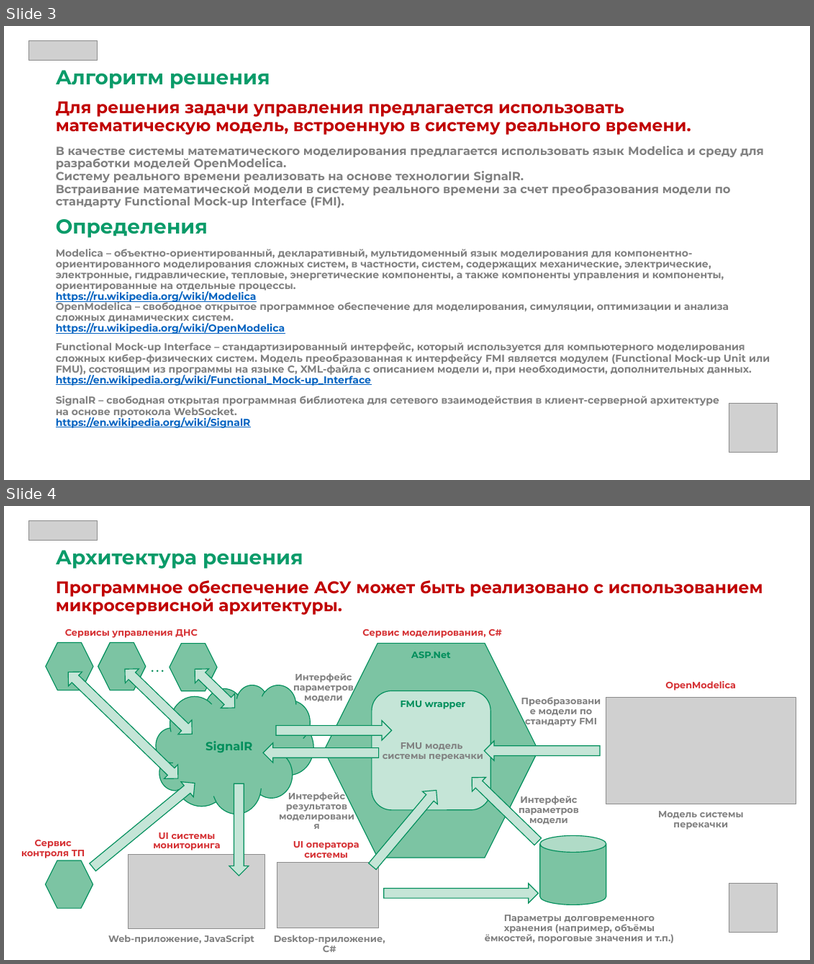
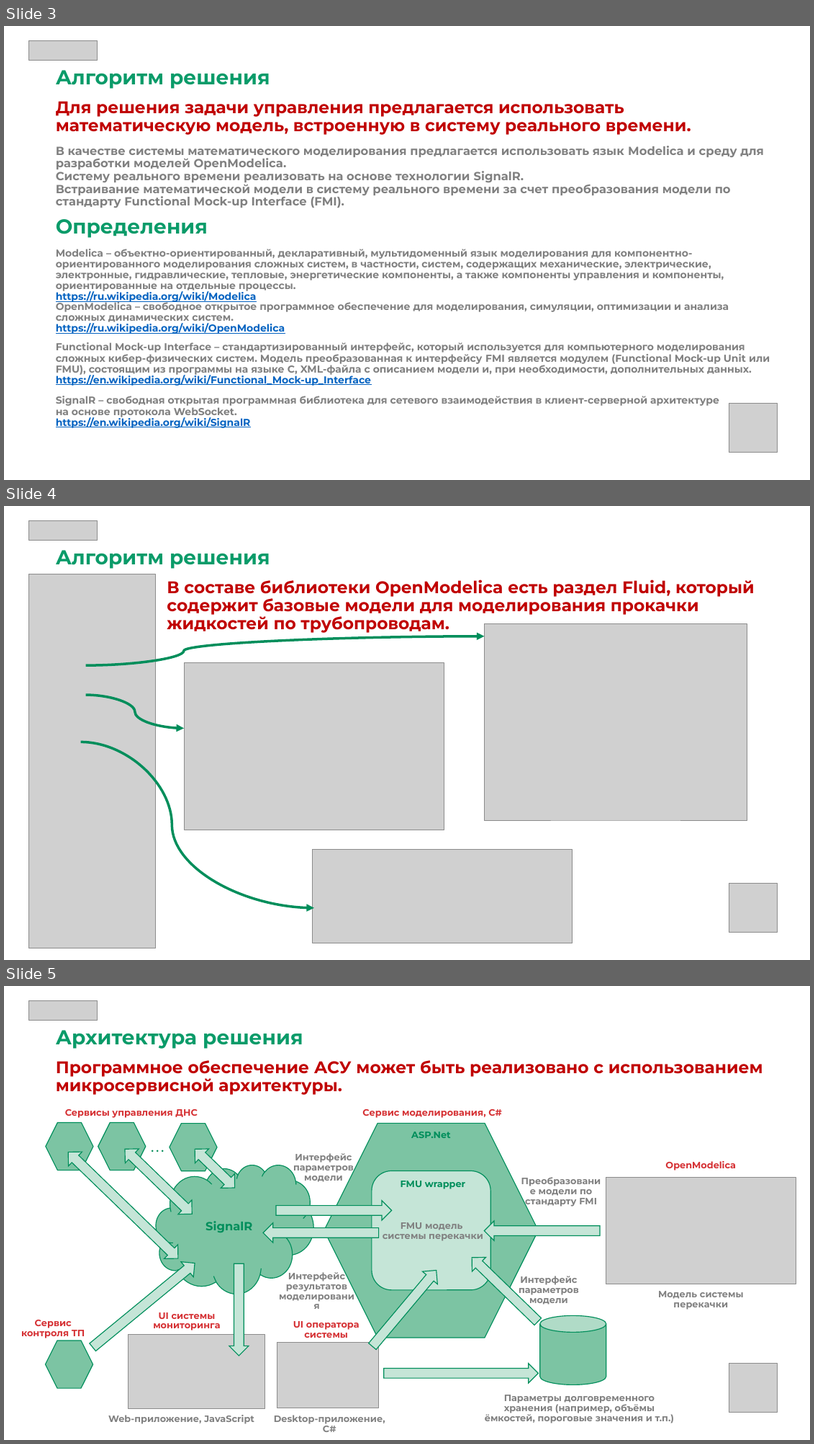
Before and after one commit to AlLevykin/techstorm, a slide deck: Презентация/Кейс2-SNZ-Левыкин.pptx. Shown one above the other, each under a label of ours: slides 3 and 4 before the commit, slides 3, 4 and 5 after it. The pictures are 814x964 and 814x1444 pixels, drawn with LibreOffice and Linux fonts; fonts in the diff are those of the drawing; grey boxes stand for pictures. Boxes give left, top, right and bottom in pixels: in the first picture for what was removed or moved away, otherwise in the second. Text is boxed around its words. In the diff, an @@ line names an element or a change of style, - is before the commit and + after.

```diff
--- a/Презентация/Кейс2-SNZ-Левыкин.pptx
+++ b/Презентация/Кейс2-SNZ-Левыкин.pptx
@@ slide 4 added at [4,506,810,960], background #FFFFFF @@
@@ picture added at [28,520,98,541] @@
@@ text added at [56,550,270,569], 24 pt, text #0A9B69, bold @@
+Алгоритм решения
@@ picture added at [28,574,157,948] @@
@@ text added at [167,579,755,633], 20 pt, text #C00000, bold @@
+В составе библиотеки OpenModelica есть раздел Fluid, который содержит базовые модели для моделирования прокачки жидкостей по трубопроводам.
@@ picture added at [485,623,748,820] @@
@@ curved arrow added from (85, 665) to (485, 636), #008E5B 3 pt @@
@@ picture added at [184,663,445,829] @@
@@ curved arrow added from (85, 695) to (184, 728), #008E5B 3 pt @@
@@ curved arrow added from (81, 742) to (314, 908), #008E5B 3 pt @@
@@ picture added at [313,849,572,943] @@
@@ picture added at [729,883,778,932] @@
@@ what was slide 4 is now slide 5 @@
```
Also in this commit, not shown: 1 slide changed, 1 other slide added.
